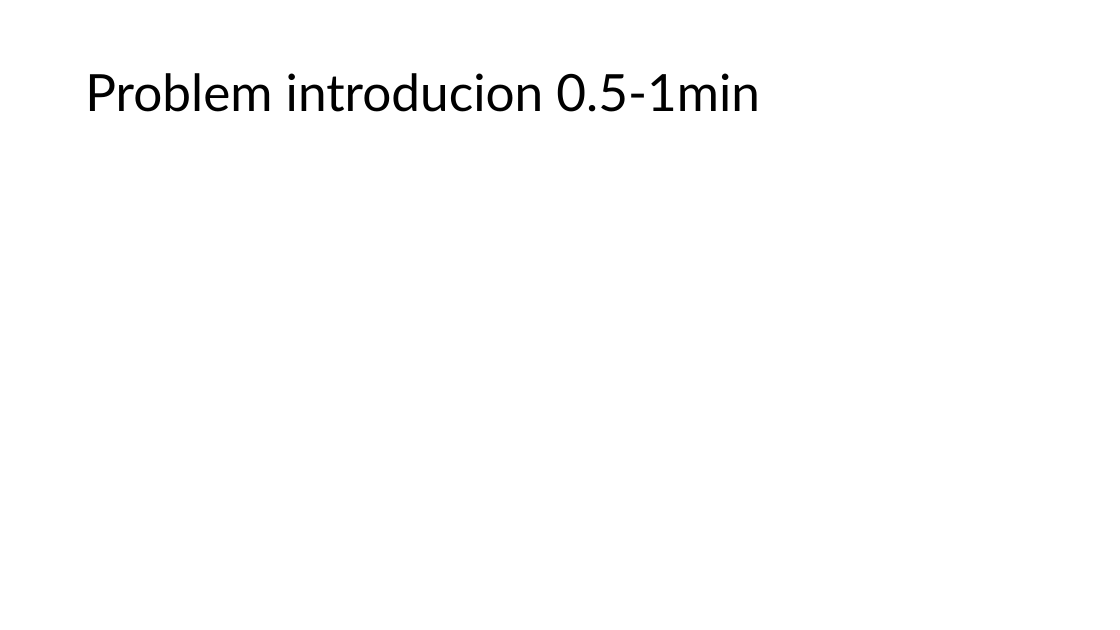
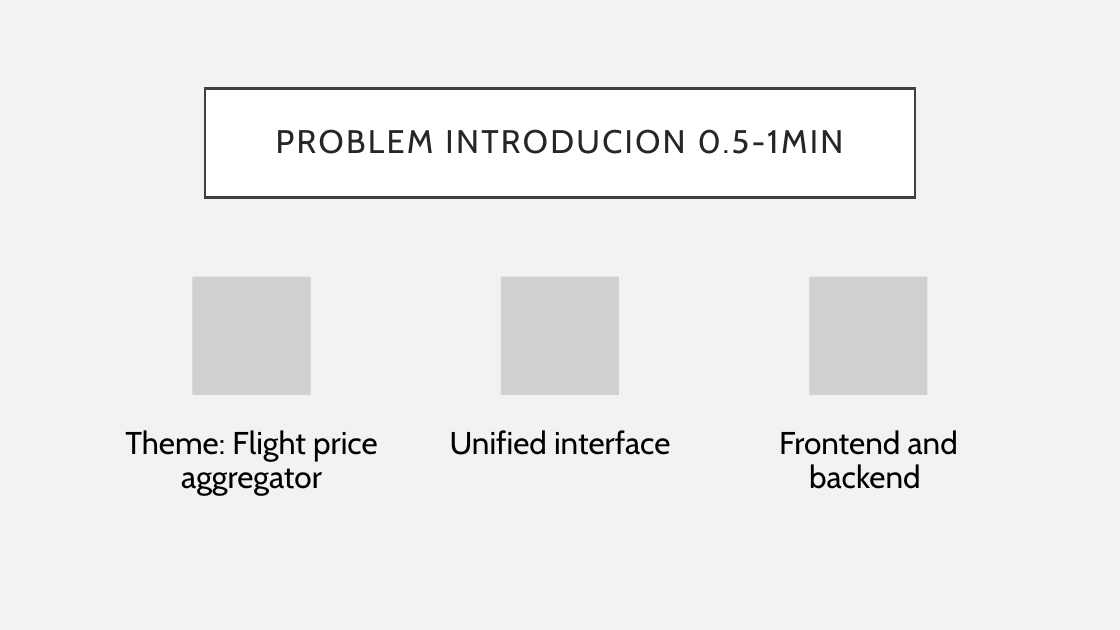
Before and after one commit to Osterie/IDATA2301_IDATA2306_GROUP_7, a slide deck: slide 2 of group7-idata2301-idata2306-presentation.pptx. Drawn at 1120x630 pixels with LibreOffice and Linux fonts; fonts in the diff are those of the drawing; grey boxes stand for pictures. Boxes give left, top, right and bottom in pixels: in the first picture for what was removed or moved away, otherwise in the second. Text is boxed around its words. In the diff, an @@ line names an element or a change of style, - is before the commit and + after.

```diff
--- a/group7-idata2301-idata2306-presentation.pptx
+++ b/group7-idata2301-idata2306-presentation.pptx
@@ background #FFFFFF to #F2F2F2 @@
@@ title "PROBLEM INTRODUCION 0.5-1MIN": place and size @@
-title "PROBLEM INTRODUCION 0.5-1MIN" at box(85, 73, 760, 112)
+title "PROBLEM INTRODUCION 0.5-1MIN" at box(205, 88, 915, 197)
@@ title "PROBLEM INTRODUCION 0.5-1MIN" at box(205, 88, 915, 197): fill none to #FFFFFF; outline none to #404040 2.5 pt @@
@@ title at box(276, 129, 844, 154): text changed; size 44 to 28 pt; font Lato to Cabin; text colour #000000 to #262626 @@
-Problem introducion 0.5-1min
+PROBLEM INTRODUCION 0.5-1MIN
@@ group added at box(125, 276, 958, 495): 3 pictures, 3 texts @@
+Theme: Flight price aggregator
+Unified interface
+Frontend and backend
```
Also in this commit, not shown: 20 other slides changed, 1 slide added.
